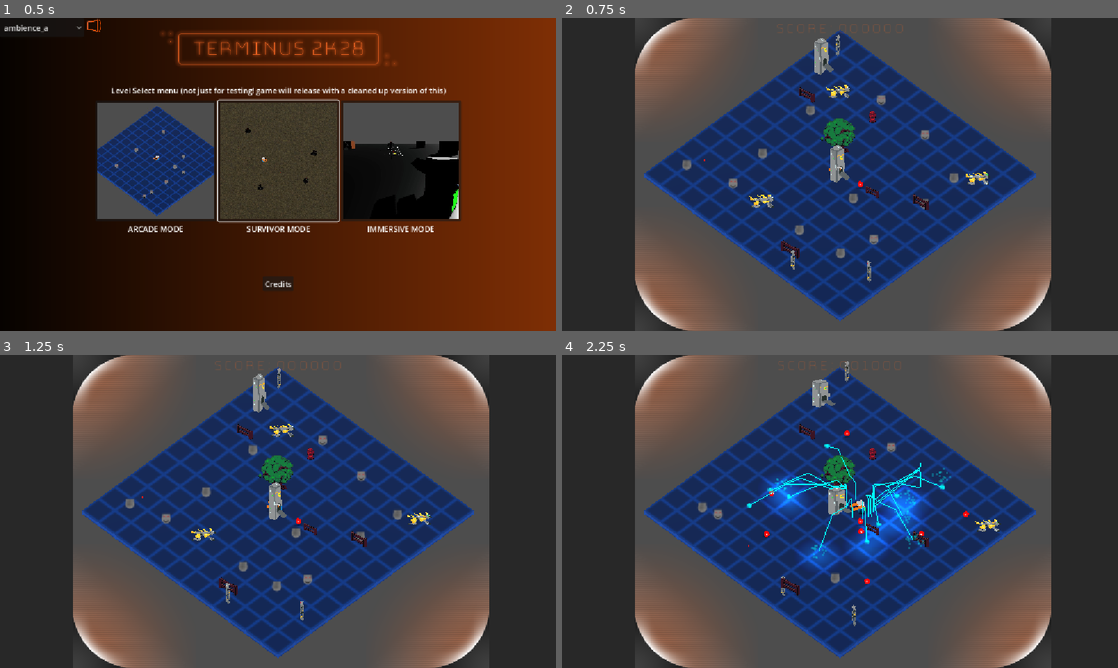
Above: before the commit, frames 1-4 (two rows, left to right).
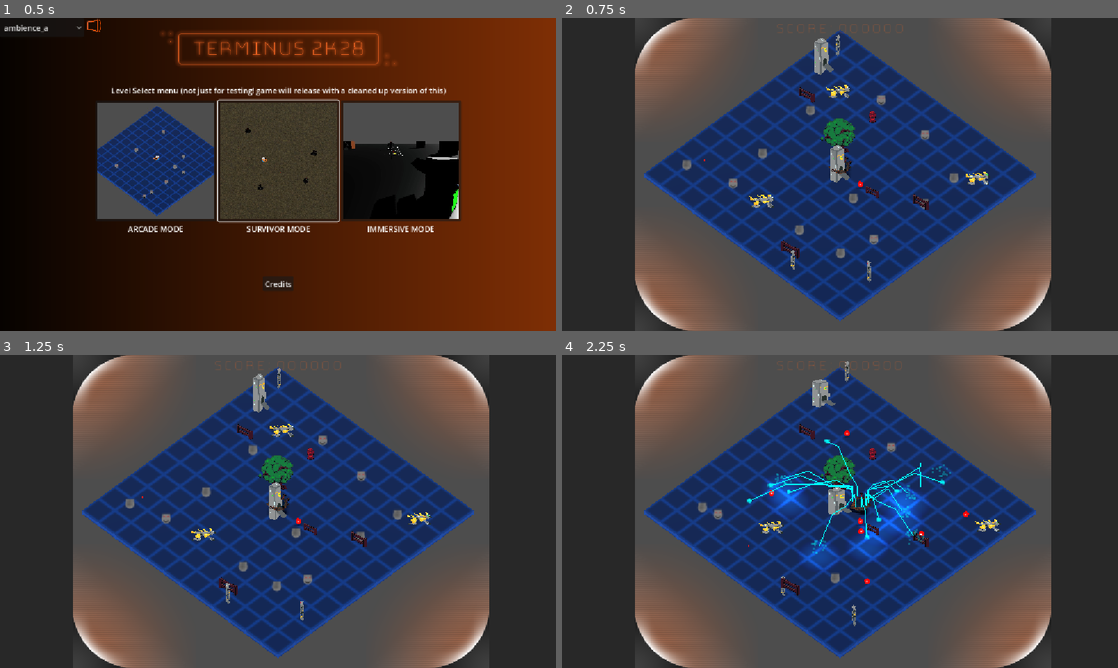
Above: after the commit, the same moments.

Repository: Gamkedo/terminus-2k28
Game: Godot game, scene res://level_menu.tscn
The game is run twice, just before and just after one commit, with the same random seed, the same clock (stepped at 60 frames per second) and the same inputs.
Inputs (mouse positions are in pixels of both pictures, inside the frame that each line leads up to):
- Up to frame 1 (0.5 s): no input
- Up to frame 2 (0.75 s): click (717, 161) at 0.5 s
- Up to frame 3 (1.25 s): no input
- Up to frame 4 (2.25 s): move the mouse to (962, 495) at 1.27 s; press the mouse at (962, 495) at 1.28 s; hold D (walk_right) 1.28-2 s; release the mouse at (962, 495) at 2 s; drag from (728, 527) to (812, 574) at 2.02 s

Frame 1 is identical in both runs. In frame 2, less than 0.1% of the frame differs, in the area x 47-53%, y 44-52%; in frame 3, less than 0.1%; in frame 4, 2.0%, in the area x 33-70%, y 2-66%.

Commit message:
feat: initial player model vehbryo

Diff:
--- a/Scenes - Objects/player.tscn
+++ b/Scenes - Objects/player.tscn
@@ -5,12 +5,18 @@
 [ext_resource type="Script" uid="uid://bex66uinswavl" path="res://Scripts/gameplay/weapons/weapon.gd" id="2_s0tvp"]
 [ext_resource type="PackedScene" uid="uid://ceqmeyurk2751" path="res://Scenes - Objects/lightning_bolt.tscn" id="3_05wly"]
 [ext_resource type="PackedScene" uid="uid://cblqj4rysl46l" path="res://Scenes - Objects/laser_bolt.tscn" id="3_iv4hd"]
+[ext_resource type="Texture2D" uid="uid://ndhytgykw0od" path="res://Textures/temp_player_front.png" id="3_y8h32"]
 [ext_resource type="Script" uid="uid://cj7eq14viaaad" path="res://Scripts/gameplay/weapons/shotgun.gd" id="4_iv4hd"]
-[ext_resource type="Script" uid="uid://ba3jif00r7vw1" path="res://Scripts/gameplay/weapons/laser_beam_weapon.gd" id="7_a1lel"]
-[ext_resource type="PackedScene" uid="uid://p7aumif32558" path="res://Scenes - Objects/laser_beam_projectile.tscn" id="8_5hocr"]
+[ext_resource type="Texture2D" uid="uid://clfhx8dc6avbg" path="res://Textures/temp_player_back.png" id="4_y8h32"]
+[ext_resource type="PackedScene" uid="uid://l0shf2pmj48f" path="res://Models (game format)/player_vehbryo.glb" id="8_5hocr"]
 [ext_resource type="Script" uid="uid://cfc24xmre36y6" path="res://Scripts/gameplay/player/weapons_manager.gd" id="8_a1lel"]
 
+[sub_resource type="StandardMaterial3D" id="StandardMaterial3D_y8h32"]
+transparency = 1
+albedo_color = Color(1, 1, 1, 0)
+
 [sub_resource type="BoxMesh" id="BoxMesh_7tbbo"]
+material = SubResource("StandardMaterial3D_y8h32")
 
 [sub_resource type="StandardMaterial3D" id="StandardMaterial3D_25807"]
 albedo_color = Color(0, 0.627451, 1, 1)
@@ -20,7 +26,18 @@
 [sub_resource type="StandardMaterial3D" id="StandardMaterial3D_dbkhw"]
 albedo_color = Color(0, 4.582968, 0, 1)
 
-[sub_resource type="StandardMaterial3D" id="StandardMaterial3D_y61ny"]
+[sub_resource type="QuadMesh" id="QuadMesh_8dwo2"]
+size = Vector2(2, 2)
+
+[sub_resource type="StandardMaterial3D" id="StandardMaterial3D_46nwg"]
+transparency = 1
+albedo_texture = ExtResource("3_y8h32")
+billboard_mode = 1
+
+[sub_resource type="StandardMaterial3D" id="StandardMaterial3D_31akr"]
+transparency = 1
+albedo_texture = ExtResource("4_y8h32")
+billboard_mode = 1
 
 [sub_resource type="StandardMaterial3D" id="StandardMaterial3D_fgfqk"]
 albedo_color = Color(1, 0.4627451, 0, 1)
@@ -49,6 +66,7 @@
 
 [node name="Legs" type="MeshInstance3D" parent="." unique_id=1286979195]
 transform = Transform3D(1, 0, 0, 0, 1, 0, 0, 0, 1, 0, 0.49009085, 0)
+visible = false
 mesh = SubResource("BoxMesh_7tbbo")
 surface_material_override/0 = SubResource("StandardMaterial3D_25807")
 
@@ -59,15 +77,29 @@
 
 [node name="TurretPivot" type="Node3D" parent="." unique_id=495319353]
 unique_name_in_owner = true
+transform = Transform3D(1, 0, 0, 0, 1, 0, 0, 0, 1, 0, 1.3085973, 0)
 
 [node name="Turret" type="MeshInstance3D" parent="TurretPivot" unique_id=1096646795]
 unique_name_in_owner = true
 transform = Transform3D(1, 0, 0, 0, 1, 0, 0, 0, 1, 0, 1.5172758, 0)
 mesh = SubResource("BoxMesh_7tbbo")
-surface_material_override/0 = SubResource("StandardMaterial3D_y61ny")
+
+[node name="player_vehbryo" parent="TurretPivot/Turret" unique_id=817039240 instance=ExtResource("8_5hocr")]
+transform = Transform3D(1, 0, 0, 0, 1, 0, 0, 0, 1, 0, -2.8258731, 0)
+
+[node name="BillboardFront" type="MeshInstance3D" parent="TurretPivot/Turret/player_vehbryo" unique_id=410453551]
+transform = Transform3D(1, 0, 0, 0, 1, 0, 0, 0, 1, 0, 1, 0)
+mesh = SubResource("QuadMesh_8dwo2")
+surface_material_override/0 = SubResource("StandardMaterial3D_46nwg")
+
+[node name="BillboardBack" type="MeshInstance3D" parent="TurretPivot/Turret/player_vehbryo" unique_id=353239484]
+transform = Transform3D(1, 0, 0, 0, 1, 0, 0, 0, 1, 0, 1, 0)
+mesh = SubResource("QuadMesh_8dwo2")
+surface_material_override/0 = SubResource("StandardMaterial3D_31akr")
 
 [node name="CannonA" type="MeshInstance3D" parent="TurretPivot/Turret" unique_id=1565162303]
 transform = Transform3D(0.35355338, -0.35355338, 0, 0.35355338, 0.35355338, 0, 0, 0, 2, 0.5, 0, -0.75)
+visible = false
 mesh = SubResource("BoxMesh_7tbbo")
 surface_material_override/0 = SubResource("StandardMaterial3D_fgfqk")
 
@@ -77,6 +109,7 @@
 
 [node name="CannonB" type="MeshInstance3D" parent="TurretPivot/Turret" unique_id=662644248]
 transform = Transform3D(0.35355338, -0.35355338, 0, 0.35355338, 0.35355338, 0, 0, 0, 2, -0.5, 0, -0.75)
+visible = false
 mesh = SubResource("BoxMesh_7tbbo")
 surface_material_override/0 = SubResource("StandardMaterial3D_fgfqk")
 
@@ -121,13 +154,6 @@
 projectile_scene = ExtResource("3_iv4hd")
 metadata/_custom_type_script = "uid://cj7eq14viaaad"
 
-[node name="LaserBeam" type="Node3D" parent="." unique_id=2114451738]
-script = ExtResource("7_a1lel")
-sound_effect_path = "res://Sound Effects/laserShoot.wav"
-projectile_scene = ExtResource("8_5hocr")
-fire_rate = 2.0
-metadata/_custom_type_script = "uid://cj7eq14viaaad"
-
 [node name="WeaponsManager" type="Node" parent="." unique_id=1271808281]
 script = ExtResource("8_a1lel")
 metadata/_custom_type_script = "uid://cfc24xmre36y6"
--- a/Scripts/gameplay/projectiles/lightning_bolt.gd
+++ b/Scripts/gameplay/projectiles/lightning_bolt.gd
@@ -12,7 +12,7 @@
 @export var arc_height_max: float = 7.
 @export_range(0., 1.) var arc_scatteredness: float = 0.75
 @export_range(0., 1.) var arc_volatility: float = 0.15
-@export var arc_source_radius: float = 2.5
+@export var arc_source_radius: float = 1.5
 @export var default_enemy_capacity: float = 0.2
 
 @onready var arc_material: ORMMaterial3D = ORMMaterial3D.new()
@@ -50,13 +50,20 @@
 func _on_area_exited(area: Area3D) -> void:
 	if enemies_in_range.has(area.get_parent()): enemies_in_range.erase(area.get_parent())
 
+func bolt_start_position() -> Vector3:
+	return (
+		lightning_source.global_position
+		+ (global_position - lightning_source.global_position).normalized() * arc_source_radius
+		+ Vector3(0., 2., 0.)
+	)
+
 @onready var arc: Array[Vector3] = [lightning_source.global_position]
 @onready var segments: Array[MeshInstance3D] = []
 func _ready() -> void:
 	global_position = intended_position
 	var arc_point_count: int = arc_segment_count + randi_range(-arc_segment_vareity, arc_segment_vareity) + 2
 	var arc_range: float = (arc_height_max - arc_height_min)
-	arc.push_back(lightning_source.global_position + (global_position - lightning_source.global_position).normalized() * arc_source_radius)
+	arc.push_back(bolt_start_position())
 	for i in arc_point_count:
 		if 0 == i: continue
 		var arc_positional_ratio: float = float(i) / float(arc_point_count)
@@ -85,7 +92,7 @@
 			else: victim.queue_free()
 
 	# move lightning bolt around
-	arc[0] = lightning_source.global_position + (global_position - lightning_source.global_position).normalized() * arc_source_radius
+	arc[0] = bolt_start_position()
 	for p in arc.size():
 		if p == 0 or p == arc.size() - 1: continue
 		arc[p] = lerp(
Binary file added: Models (game format)/player_vehbryo.glb
Not shown, added: Models (game format)/player_vehbryo.glb.import
Binary file added: Models (game format)/player_vehbryo_vehbryo_body_skin.png
Not shown, added: Models (game format)/player_vehbryo_vehbryo_body_skin.png.import
Binary file added: Models (game format)/player_vehbryo_vehbryo_skin.png
Not shown, added: Models (game format)/player_vehbryo_vehbryo_skin.png.import
Binary file added: Source Assets/textures/vehbryo_skin.png
Binary file added: Textures/temp_player_back.png
Not shown, added: Textures/temp_player_back.png.import
Binary file added: Textures/temp_player_front.png
Not shown, added: Textures/temp_player_front.png.import
Not shown, added: Source Assets/Vehbryo.blend
(and 1 more such lines)
